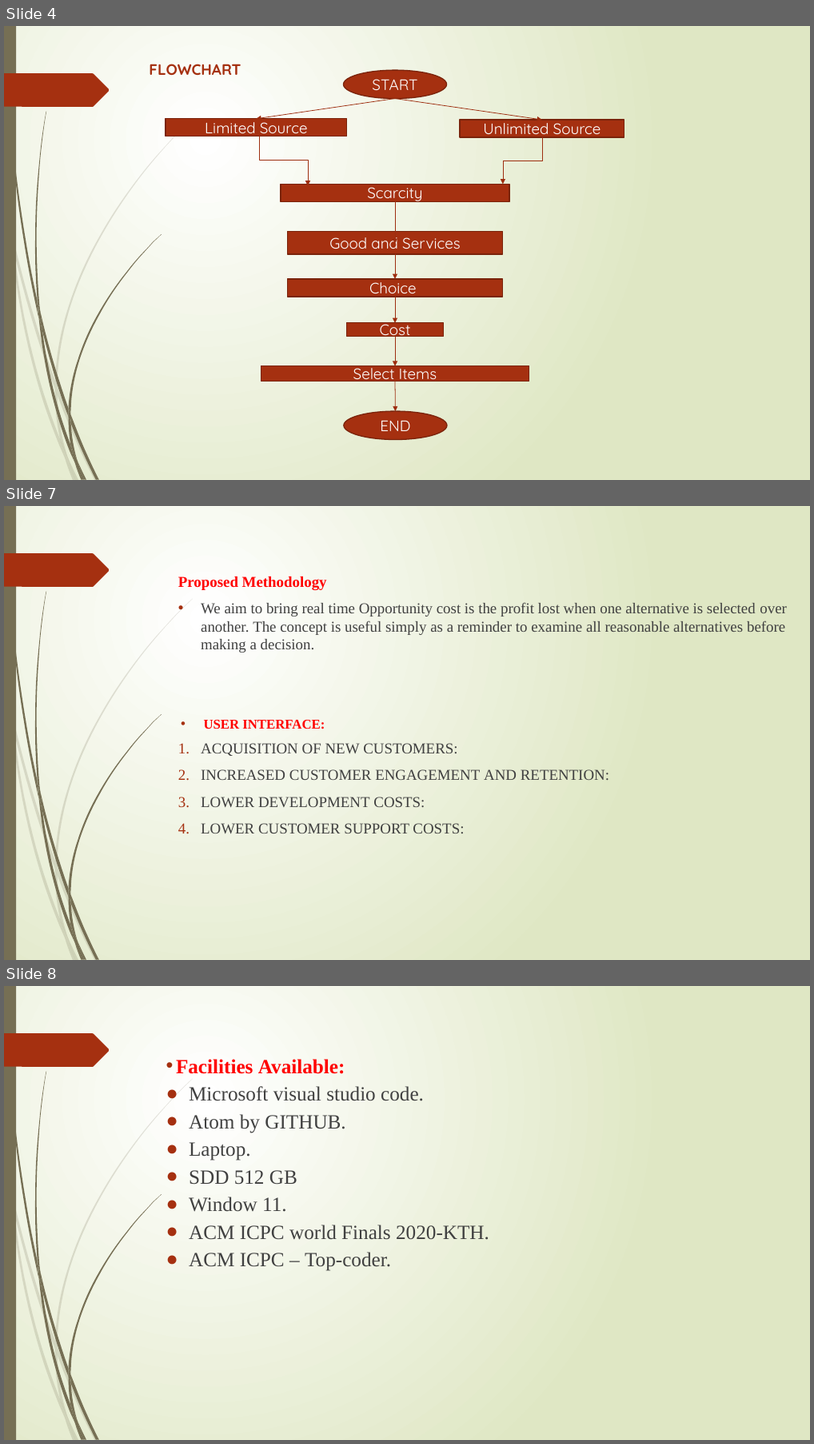
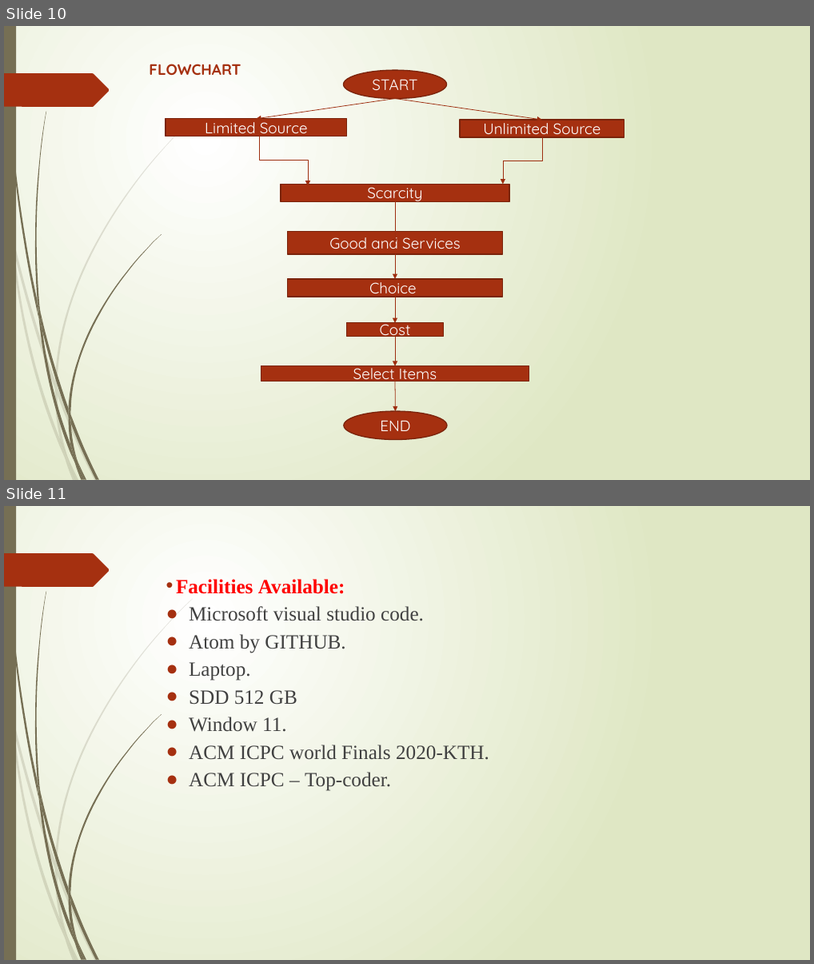
Before and after one commit to shantu03/trial, a slide deck: MINI Project PPT.pptx. Shown one above the other, each under a label of ours: slides 4, 7 and 8 before the commit, slides 10 and 11 after it; the slides between them are not shown. The pictures are 814x1444 and 814x964 pixels, drawn with LibreOffice and Linux fonts; fonts in the diff are those of the drawing. Boxes give left, top, right and bottom in pixels: in the first picture for what was removed or moved away, otherwise in the second. Text is boxed around its words. In the diff, an @@ line names an element or a change of style, - is before the commit and + after.

```diff
--- a/MINI Project PPT.pptx
+++ b/MINI Project PPT.pptx
@@ slide 7 removed at [4,506,810,960], background gradient #FFFFFF to #DFE8C4; not listed: 24 template elements that a slide beside it also shows @@
@@ text removed at [178,576,787,833] @@
-Proposed Methodology
-• We aim to bring real time Opportunity cost is the profit lost when one alternative is selected over another. The concept is useful simply as a reminder to examine all reasonable alternatives before making a decision.
-• USER INTERFACE:
-1. ACQUISITION OF NEW CUSTOMERS:
-2. INCREASED CUSTOMER ENGAGEMENT AND RETENTION:
-3. LOWER DEVELOPMENT COSTS:
-4. LOWER CUSTOMER SUPPORT COSTS:
@@ what was slide 4 is now slide 10 @@
@@ what was slide 8 is now slide 11 @@
```
Also in this commit, not shown: 2 slides changed, 7 slides added, 1 other slide removed, 3 other files.
